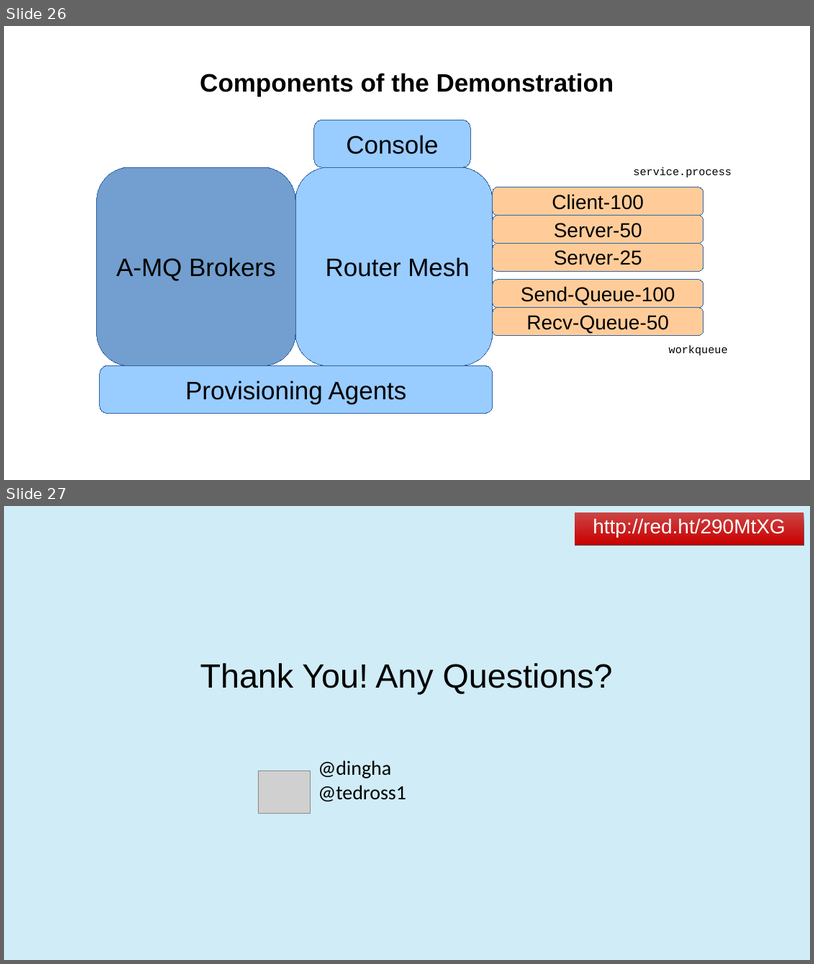
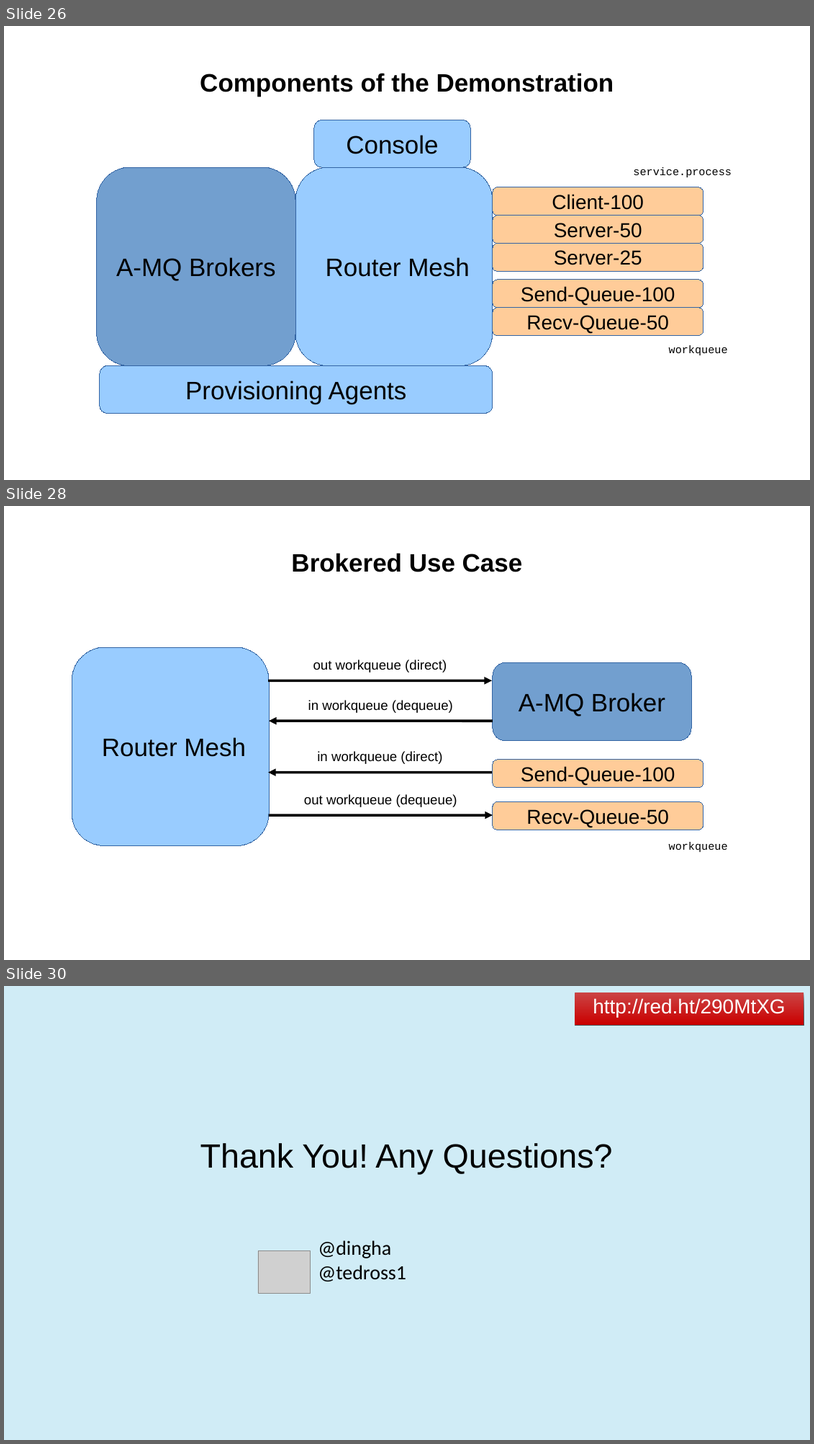
Before and after one commit to ted-ross/summit2016, a slide deck: slides/ElasticScale.odp. Shown one above the other, each under a label of ours: slides 26 and 27 before the commit, slides 26, 28 and 30 after it; the slides between them are not shown. The pictures are 814x964 and 814x1444 pixels, drawn with LibreOffice and Linux fonts; fonts in the diff are those of the drawing; grey boxes stand for pictures; background and template pictures are left out. Boxes give left, top, right and bottom in pixels: in the first picture for what was removed or moved away, otherwise in the second. Text is boxed around its words. In the diff, an @@ line names an element or a change of style, - is before the commit and + after.

```diff
--- a/slides/ElasticScale.odp
+++ b/slides/ElasticScale.odp
@@ slide 28 added at (4,506,810,960), background picture (left out) @@
@@ title added at (291,553,523,572), 60 pt, text #000000, bold @@
+Brokered Use Case
@@ freeform shape added at (72,647,269,846), fill #99CCFF, outline #3465A4 0 pt, 60 pt, text #000000 @@
+Router Mesh
@@ rounded rectangle added at (493,662,692,740), fill #729FCF, outline #3465A4 0 pt, 60 pt, text #000000 @@
+A-MQ Broker
@@ line added at (268,680,492,680), outline #000000 6.01 pt, 32 pt, text #000000 @@
+out workqueue (direct)
@@ line added at (269,721,493,721), outline #000000 6.01 pt, 32 pt, text #000000 @@
+in workqueue (dequeue)
@@ rounded rectangle added at (493,759,704,788), fill #FFCC99, outline #3465A4 0 pt, 48 pt, text #000000 @@
+Send-Queue-100
@@ line added at (268,772,492,772), outline #000000 6.01 pt, 32 pt, text #000000 @@
+in workqueue (direct)
@@ rounded rectangle added at (493,801,704,829), fill #FFCC99, outline #3465A4 0 pt, 48 pt, text #000000 @@
+Recv-Queue-50
@@ line added at (269,815,493,815), outline #000000 6.01 pt, 32 pt, text #000000 @@
+out workqueue (dequeue)
@@ text added at (669,842,728,852), 26 pt, text #000000 @@
+workqueue
@@ what was slide 27 is now slide 30 @@
```
Also in this commit, not shown: 1 slide changed, 2 other slides added.
